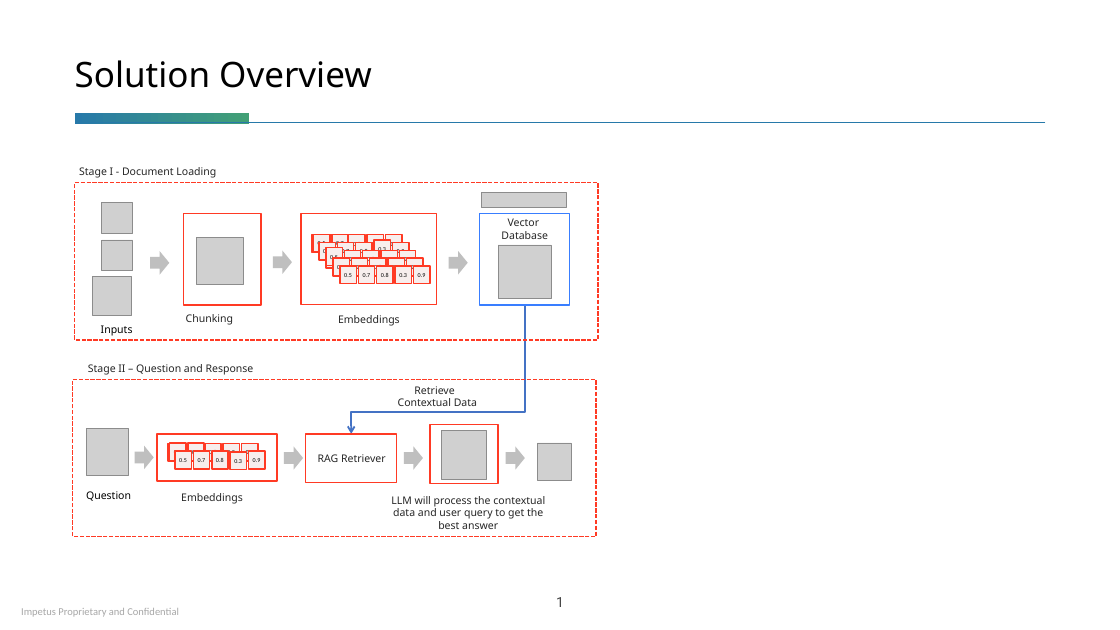
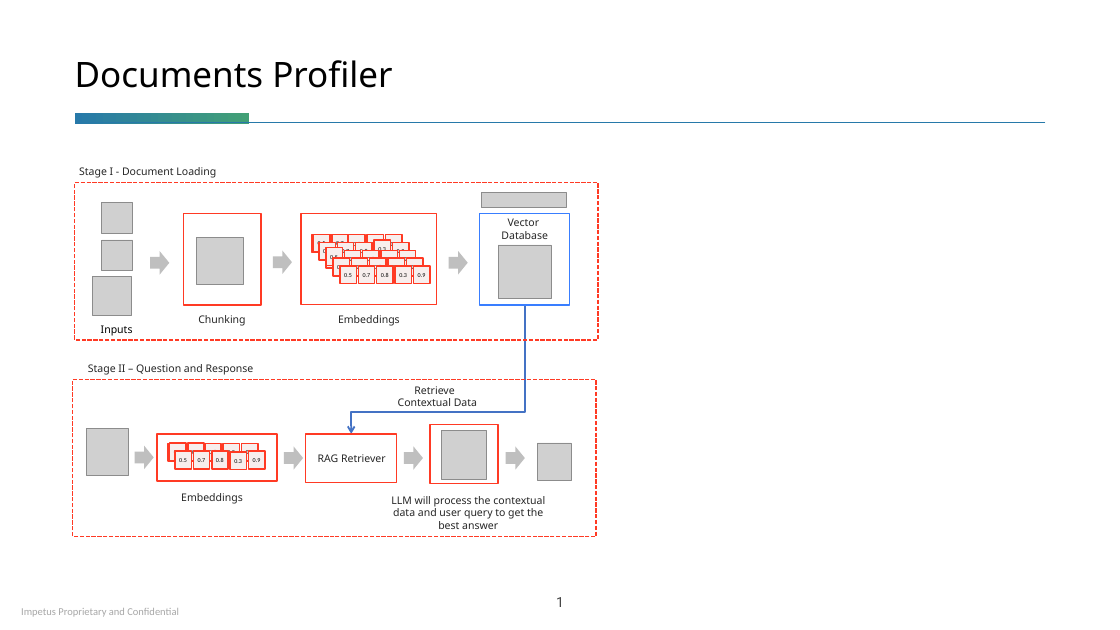
Before and after one commit to inbravo/rag-bot, a slide deck: slide 1 of images/diagrams.pptx. Drawn at 1120x630 pixels with LibreOffice and Linux fonts; fonts in the diff are those of the drawing; grey boxes stand for pictures; background and template pictures are left out. Boxes give left, top, right and bottom in pixels: in the first picture for what was removed or moved away, otherwise in the second. Text is boxed around its words. In the diff, an @@ line names an element or a change of style, - is before the commit and + after.

```diff
--- a/images/diagrams.pptx
+++ b/images/diagrams.pptx
@@ title at bbox=[75, 60, 392, 88]: text changed @@
-Solution Overview
+Documents Profiler
@@ text "Chunking": place and size @@
-text "Chunking" at bbox=[186, 314, 233, 325]
+text "Chunking" at bbox=[198, 315, 245, 326]
@@ text removed at bbox=[86, 491, 131, 501] @@
-Question
```
Also in this commit, not shown: 1 slide added, 2 other files.
